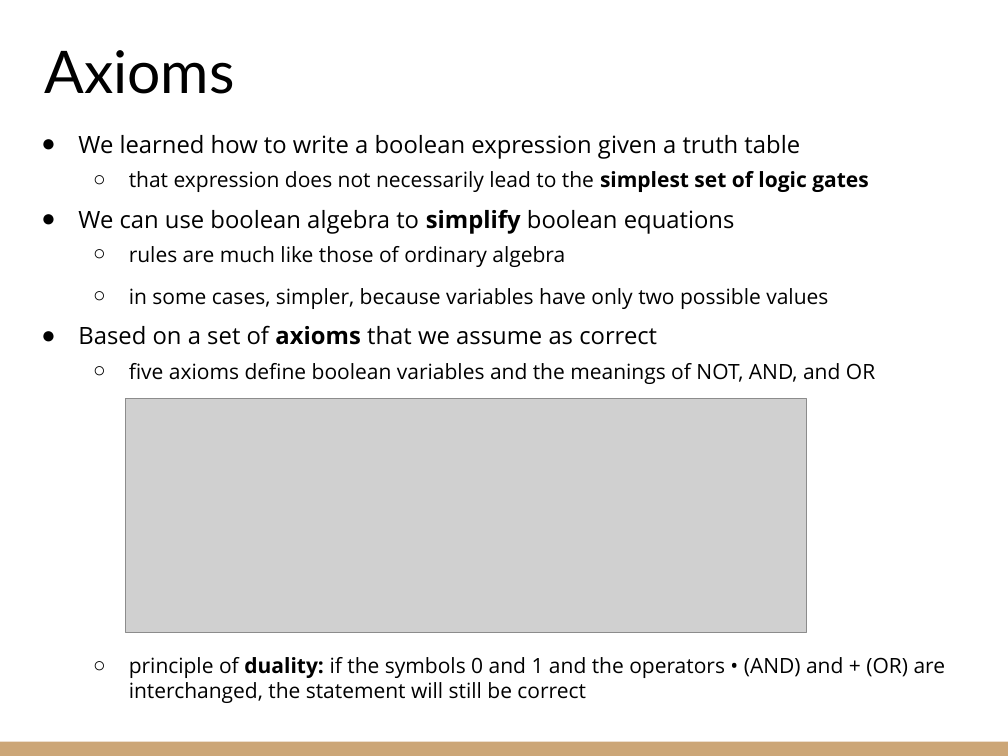
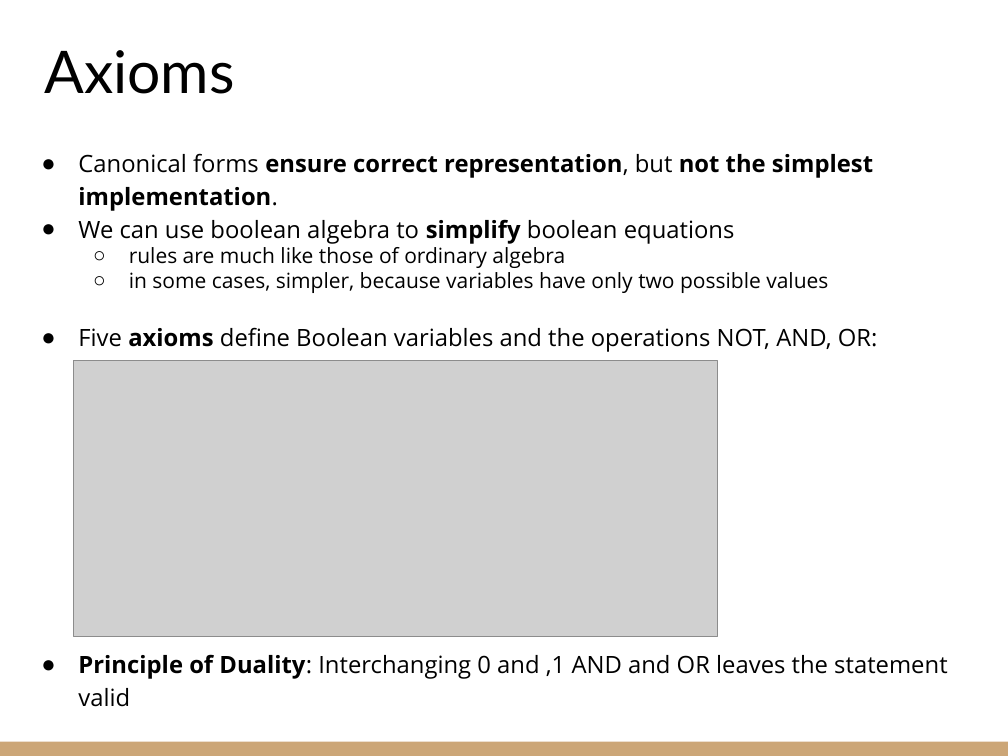
Before and after one commit to riccardoberta/esd, a slide deck: slide 8 of 05 - Boolean Algebra/slides.pptx (slide 9 before the commit). Drawn at 1008x756 pixels with LibreOffice and Linux fonts; fonts in the diff are those of the drawing; grey boxes stand for pictures. Boxes give left, top, right and bottom in pixels: in the first picture for what was removed or moved away, otherwise in the second. Text is boxed around its words. In the diff, an @@ line names an element or a change of style, - is before the commit and + after.

Commit message:
Boolean Algebra

```diff
--- a/05 - Boolean Algebra/slides.pptx
+++ b/05 - Boolean Algebra/slides.pptx
@@ text "Canonical forms ensure correct representation, ...": place and size @@
-text "Canonical forms ensure correct representation, ..." at bbox=[78, 135, 946, 703]
+text "Canonical forms ensure correct representation, ..." at bbox=[78, 153, 947, 707]
@@ text at bbox=[78, 153, 873, 211]: text changed; size 15 to 17 pt; bold on @@
-● We learned how to write a boolean expression given a truth table
-  ○ that expression does not necessarily lead to the simplest set of logic gates
+● Canonical forms ensure correct representation, but not the simplest implementation.
@@ text at bbox=[129, 243, 828, 293]: less space between paragraphs @@
@@ text at bbox=[78, 327, 947, 707]: text changed; size 15 to 17 pt @@
-● Based on a set of axioms that we assume as correct
-  ○ five axioms define boolean variables and the meanings of NOT, AND, and OR
-  ○ principle of duality: if the symbols 0 and 1 and the operators • (AND) and + (OR) are interchanged, the statement will still be correct
+● Five axioms define Boolean variables and the operations NOT, AND, OR:
+● Principle of Duality: Interchanging 0 and ,1 AND and OR leaves the statement valid
@@ picture: place and size @@
-picture at bbox=[126, 398, 806, 632]
+picture at bbox=[74, 361, 718, 637]
```
Also in this commit, not shown: 22 other slides changed, 2 slides added, 6 slides removed, 7 other files.
